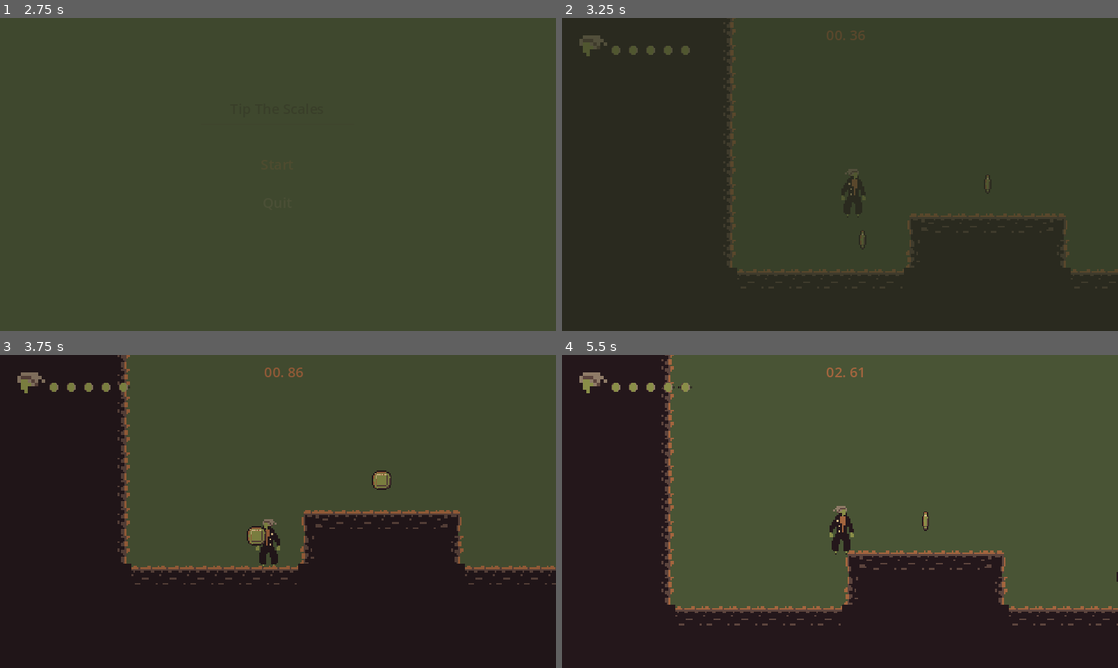
Above: before the commit, frames 1-4 (two rows, left to right).
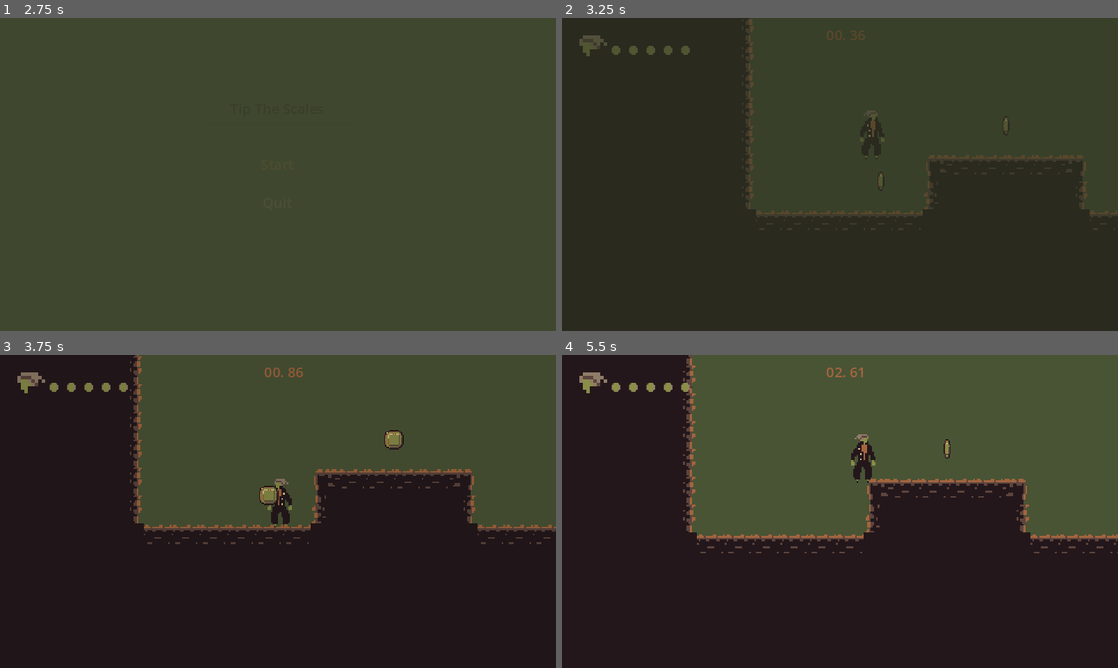
Above: after the commit, the same moments.

Repository: Dagethemage/GameOff2023
Game: Godot game, scene res://GUI/start_screen.tscn
Two runs of this game, one before a commit and one after it. Both use one fixed random seed, a clock stepped at 60 frames per second and the inputs below.
Inputs:
- Up to frame 1 (2.75 s): click "Start" at 0.5 s; click "Start" at 1.25 s; hold D (right) from 2.03 s (still down); tap Space (jump) at 2.27 s
- Up to frame 2 (3.25 s): keep holding D (right); tap Space (jump) at 3.02 s
- Up to frame 3 (3.75 s): release D (right) at 3.53 s; hold A (left) from 3.53 s (still down)
- Up to frame 4 (5.5 s): release A (left) at 4.28 s; hold D (right) from 4.28 s (still down); tap Space (jump) at 4.52, 5.27 s

Frame 1 is identical in both runs. In frame 2, 1.7% of the frame differs, in the area x 30-100%, y 0-82%; in frame 3, 13%; in frame 4, 22%, in the area x 17-100%, y 0-87%.

Commit message:
Added Camera Controls to Player

Diff:
--- /dev/null
+++ b/Characters/Player/PlayerCamera.gd
@@ -0,0 +1,12 @@
+class_name PlayerCamera
+extends Camera2D
+
+func _ready():
+	get_screen_center_position()
+
+func _process(delta):
+	if Input.is_action_pressed("down"):
+		position.y = 50
+	elif Input.is_action_pressed("up"):
+		position.y = -50
+	else: position.y = 0
--- a/Characters/Player/player.gd
+++ b/Characters/Player/player.gd
@@ -11,7 +11,6 @@
 var was_wall_normal = Vector2.ZERO
 
 #@onready var dash = $Dash
-
 @onready var animated_sprite_2d = $AnimatedSprite2D
 @onready var wall_jump_timer = $WallJumpTimer
 @onready var coyote_jump_timer = $CoyoteJumpTimer
--- a/Characters/Player/player.tscn
+++ b/Characters/Player/player.tscn
@@ -1,9 +1,10 @@
-[gd_scene load_steps=16 format=3 uid="uid://dwqs43w46uc2a"]
+[gd_scene load_steps=17 format=3 uid="uid://dwqs43w46uc2a"]
 
 [ext_resource type="Script" path="res://Characters/Player/player.gd" id="1_folvt"]
 [ext_resource type="Script" path="res://Characters/Player/PlayerMovementData.gd" id="2_jrmri"]
 [ext_resource type="Resource" uid="uid://dj2mv8o18nx5k" path="res://Characters/Player/PlayerStats.tres" id="3_lk4wm"]
 [ext_resource type="Texture2D" uid="uid://b2hj4n6b7bc83" path="res://Characters/Player/Player.png" id="3_sjags"]
+[ext_resource type="Script" path="res://Characters/Player/PlayerCamera.gd" id="5_tq5k1"]
 
 [sub_resource type="Resource" id="Resource_1v1pr"]
 script = ExtResource("2_jrmri")
@@ -111,7 +112,8 @@
 zoom = Vector2(2, 2)
 process_callback = 0
 position_smoothing_enabled = true
-position_smoothing_speed = 10.0
+position_smoothing_speed = 3.0
+script = ExtResource("5_tq5k1")
 
 [node name="HazardDetector" type="Area2D" parent="."]
 collision_layer = 0
